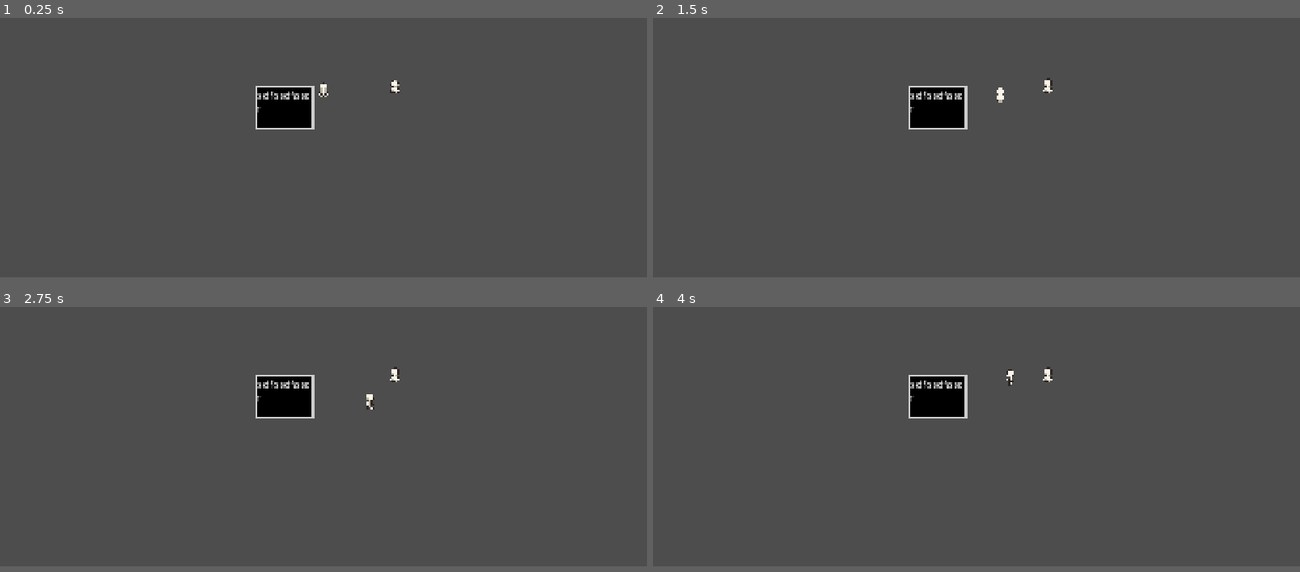
Above: before the commit, frames 1-4 (two rows, left to right).
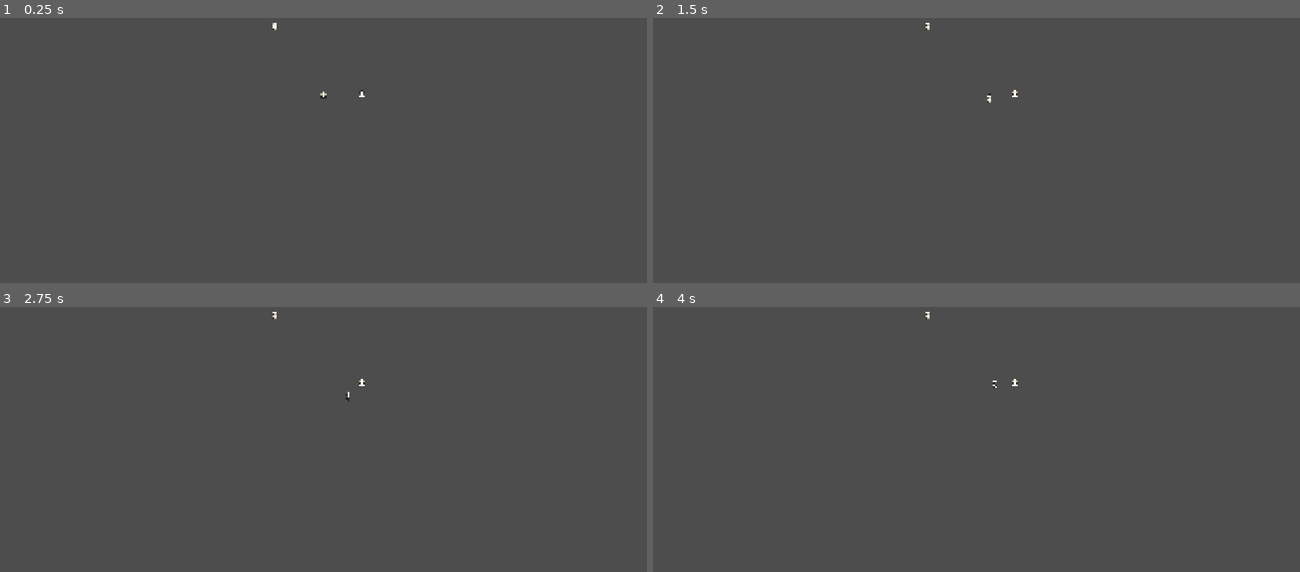
Above: after the commit, the same moments.

Repository: sintar0o/unstable
Game: Godot game, scene res://scenes/worldscene.tscn
Same seed, same stepped clock (60 frames per second), same inputs: the game is played once before the commit and once after it.
Inputs:
- Up to frame 1 (0.25 s): no input
- Up to frame 2 (1.5 s): tap Enter at 0.5 s; hold D 0.53-1.28 s; tap Space (advance_dialogue) at 0.6, 1.35 s; hold S from 1.28 s (still down)
- Up to frame 3 (2.75 s): tap Space (advance_dialogue) at 2, 2.1 s; release S at 2.03 s; hold D from 2.03 s (still down)
- Up to frame 4 (4 s): release D at 2.78 s; hold W 2.78-3.53 s; tap Space (advance_dialogue) at 2.85, 3.6 s; hold A from 3.53 s (still down)
In our replay, the window is 800x448 before the commit and 800x455 after it. These sizes can differ from the game's own. Grey fills any space a smaller window leaves; there, only what the larger window draws over its background counts as a difference.

The runs differ from the first frame. In frame 1, 1.6% of the frame differs, in the area x 39-62%, y 1-43%; in frame 2, 1.7%; in frame 3, 1.7%; in frame 4, 1.7%.
Error before the commit: Cannot call method 'hide' on a null value. (res://codes/movementworking.gd:9)
Error after the commit: Invalid access to property or key 'sentences_by_npc' on a base object of type 'Nil'. (res://codes/dialogue)

Commit message:
Add Npc_dia and update dialogue UI/scene
Introduce Npc_dia (npc dialogue.gd) to store NPC sentences and add its UID. Update DialogueBox script to export an Npc_dia reference, use the ScrollContainer path for RichTextLabel, and pull dialogue_lines from Npc_dia.sentences_by_npc. Revise dialogue scene to use a Theme/ScrollContainer for the text box and adjust layout/styling. Wire NPC instances in worldscene to the new script and sample sentences, update dialogue_bubble node path, and tweak camera zoom. Also adjust project window height to 1080.

Diff:
--- a/codes/dialogue system.gd
+++ b/codes/dialogue system.gd
@@ -3,11 +3,15 @@
 
 
 #@onready var speaker_label: Label = $SpeakerLabel
-@onready var dialogue_text: RichTextLabel = 	$MarginContainer/PanelContainer/VBoxContainer/RichTextLabel
-@export var dialogue_lines:Array[String]
+@export var Npc_dialogue: Npc_dia
+@onready var dialogue_text: RichTextLabel = $MarginContainer/PanelContainer/ScrollContainer/RichTextLabel
+@onready var dialogue_lines
 @onready var dialogue_active = false
 @onready var current_sentence:String
 @onready var sentence_index =0
+@onready var scrollcontainer = $MarginContainer/PanelContainer/ScrollContainer
+
+
 
 
 func _process(delta: float) -> void:
@@ -15,6 +19,7 @@
 
 
 func dialogue_system() -> void:
+	dialogue_lines = Npc_dialogue.sentences_by_npc
 	if not dialogue_active:
 		return
 	current_sentence = dialogue_lines[sentence_index]
--- /dev/null
+++ b/npc dialogue.gd
@@ -0,0 +1,14 @@
+extends Node
+class_name Npc_dia
+
+@export var sentences_by_npc: Array[String]
+
+# Called when the node enters the scene tree for the first time.
+func _ready() -> void:
+	sentences_by_npc
+	pass # Replace with function body.
+
+
+# Called every frame. 'delta' is the elapsed time since the previous frame.
+func _process(delta: float) -> void:
+	pass
--- a/project.godot
+++ b/project.godot
@@ -18,7 +18,7 @@
 [display]
 
 window/size/viewport_width=1900
-window/size/viewport_height=1064
+window/size/viewport_height=1080
 window/stretch/mode="canvas_items"
 window/stretch/aspect="expand"
 
--- a/scenes/dialogue scene.tscn
+++ b/scenes/dialogue scene.tscn
@@ -2,50 +2,44 @@
 
 [ext_resource type="Script" uid="uid://dirarsm1a7sc0" path="res://codes/dialogue system.gd" id="1_8cdpf"]
 
-[sub_resource type="StyleBoxFlat" id="StyleBoxFlat_pac1l"]
-bg_color = Color(0, 0, 0, 1)
-border_width_left = 4
-border_width_top = 3
-border_width_right = 4
-border_width_bottom = 3
+[sub_resource type="Theme" id="Theme_pac1l"]
+default_font_size = 20
 
-[node name="dialogue bubble" type="Control" unique_id=1790618192]
-custom_minimum_size = Vector2(75, 75)
+[sub_resource type="StyleBoxFlat" id="StyleBoxFlat_rlde5"]
+bg_color = Color(0.05882353, 0.05882353, 0.05882353, 0.8745098)
+border_width_left = 13
+border_width_right = 13
+border_width_bottom = 8
+
+[node name="Control" type="Control" unique_id=1222452184]
 layout_mode = 3
-anchor_left = 0.8694737
-anchor_top = 0.42951128
+anchors_preset = 15
 anchor_right = 1.0
-anchor_bottom = 1.0281955
+anchor_bottom = 1.0
+grow_horizontal = 2
+grow_vertical = 2
+script = ExtResource("1_8cdpf")
+
+[node name="MarginContainer" type="MarginContainer" parent="." unique_id=1979389236]
+custom_minimum_size = Vector2(550, 0)
+layout_mode = 1
+anchors_preset = 11
+anchor_left = 1.0
+anchor_right = 1.0
+anchor_bottom = 1.0
+offset_left = -54.0
 grow_horizontal = 0
 grow_vertical = 2
-size_flags_horizontal = 8
-script = ExtResource("1_8cdpf")
-metadata/_edit_use_anchors_ = true
+theme = SubResource("Theme_pac1l")
+theme_override_constants/margin_right = 28
+theme_override_constants/margin_bottom = 33
 
-[node name="MarginContainer" type="MarginContainer" parent="." unique_id=1305567955]
-custom_minimum_size = Vector2(75, 75)
-layout_mode = 1
-anchors_preset = -1
-anchor_left = 0.46633062
-anchor_top = 0.37751177
-anchor_right = 1.0
-anchor_bottom = 0.9324961
-offset_top = 1.5258789e-05
-grow_horizontal = 0
-grow_vertical = 2
-theme_override_constants/margin_right = 14
-theme_override_constants/margin_bottom = 13
-metadata/_edit_use_anchors_ = true
+[node name="PanelContainer" type="PanelContainer" parent="MarginContainer" unique_id=1083686076]
+layout_mode = 2
+theme_override_styles/panel = SubResource("StyleBoxFlat_rlde5")
 
-[node name="PanelContainer" type="PanelContainer" parent="MarginContainer" unique_id=1377954987]
-layout_mode = 2
-theme_override_styles/panel = SubResource("StyleBoxFlat_pac1l")
-
-[node name="VBoxContainer" type="VBoxContainer" parent="MarginContainer/PanelContainer" unique_id=1837181824]
+[node name="ScrollContainer" type="ScrollContainer" parent="MarginContainer/PanelContainer" unique_id=454708821]
 layout_mode = 2
 
-[node name="RichTextLabel" type="RichTextLabel" parent="MarginContainer/PanelContainer/VBoxContainer" unique_id=518482397]
+[node name="RichTextLabel" type="RichTextLabel" parent="MarginContainer/PanelContainer/ScrollContainer" unique_id=2082039014]
 layout_mode = 2
-text = "sdfasdfasdf
-"
-fit_content = true
--- a/scenes/worldscene.tscn
+++ b/scenes/worldscene.tscn
@@ -4,6 +4,7 @@
 [ext_resource type="Script" uid="uid://dsdatlu3lrbqy" path="res://codes/movementworking.gd" id="2_5jlf6"]
 [ext_resource type="PackedScene" uid="uid://7yreo535j7r1" path="res://scenes/npc.tscn" id="4_a0gsm"]
 [ext_resource type="PackedScene" uid="uid://cd3a7m5rcmj66" path="res://scenes/dialogue scene.tscn" id="4_gse23"]
+[ext_resource type="Script" uid="uid://6lj88ukc25cr" path="res://npc dialogue.gd" id="4_p0jcd"]
 
 [sub_resource type="CapsuleShape2D" id="CapsuleShape2D_5jlf6"]
 radius = 9.0
@@ -11,14 +12,9 @@
 
 [node name="Node2D" type="Node2D" unique_id=591131548]
 
-[node name="dialogue bubble" parent="." unique_id=1790618192 instance=ExtResource("4_gse23")]
-offset_left = -202.0
-offset_top = -75.0
-offset_bottom = 75.0
-
 [node name="CharacterBody2D" parent="." unique_id=1936550530 node_paths=PackedStringArray("dialogue_bubble") groups=["player"] instance=ExtResource("1_iosel")]
 script = ExtResource("2_5jlf6")
-dialogue_bubble = NodePath("")
+dialogue_bubble = NodePath("../Control")
 
 [node name="Area2D2" type="Area2D" parent="CharacterBody2D" unique_id=2091070251]
 position = Vector2(0, -9)
@@ -32,9 +28,26 @@
 
 [node name="Camera2D" type="Camera2D" parent="." unique_id=1834682632]
 position = Vector2(0, -1)
-zoom = Vector2(1.875, 1.875)
+zoom = Vector2(1.005, 1.005)
 
 [node name="npc" parent="." unique_id=2107833909 groups=["nps"] instance=ExtResource("4_a0gsm")]
 position = Vector2(112, -4)
+script = ExtResource("4_p0jcd")
+sentences_by_npc = Array[String](["fsadf", "asdf", "asdf"])
+
+[node name="npc2" parent="." unique_id=319105777 groups=["nps"] instance=ExtResource("4_a0gsm")]
+position = Vector2(-142, -202)
+script = ExtResource("4_p0jcd")
+sentences_by_npc = Array[String](["hello i can twerk", "ogboga"])
+
+[node name="Control" parent="." unique_id=1222452184 instance=ExtResource("4_gse23")]
+custom_minimum_size = Vector2(0, 96.095)
+anchors_preset = 11
+anchor_left = 1.0
+offset_left = 970.0
+offset_top = -536.0
+offset_right = 970.0
+offset_bottom = 454.0
+grow_horizontal = 0
 
 [connection signal="area_entered" from="CharacterBody2D/Area2D2" to="CharacterBody2D" method="_on_area_2d_2_area_entered"]
Not shown, added: npc dialogue.gd.uid
